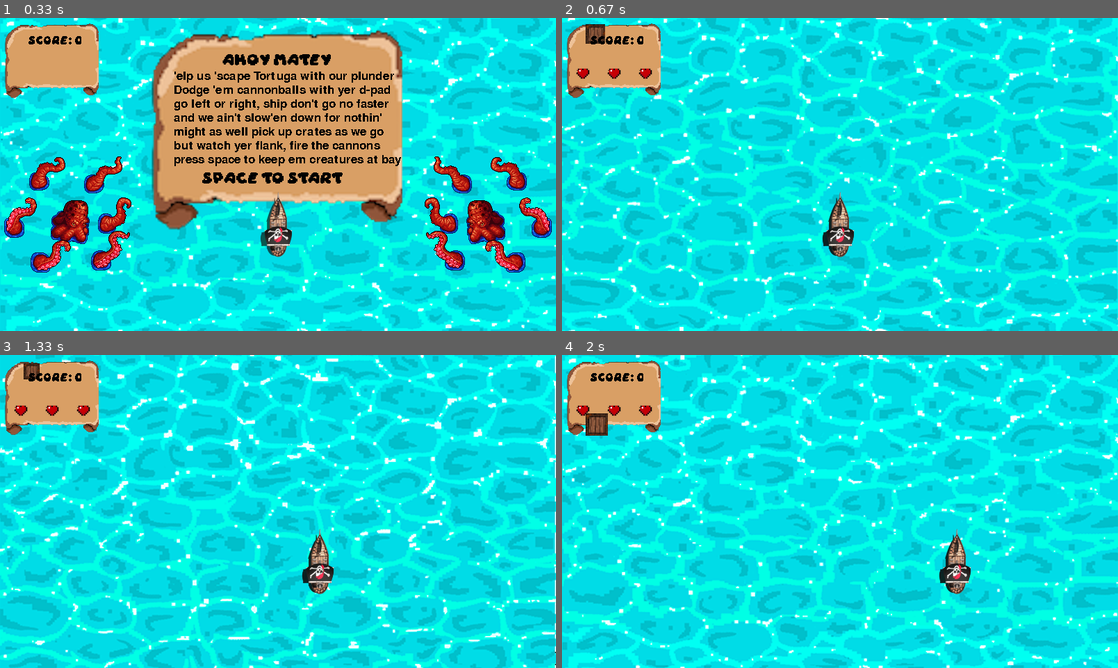
Above: before the commit, frames 1-4 (two rows, left to right).
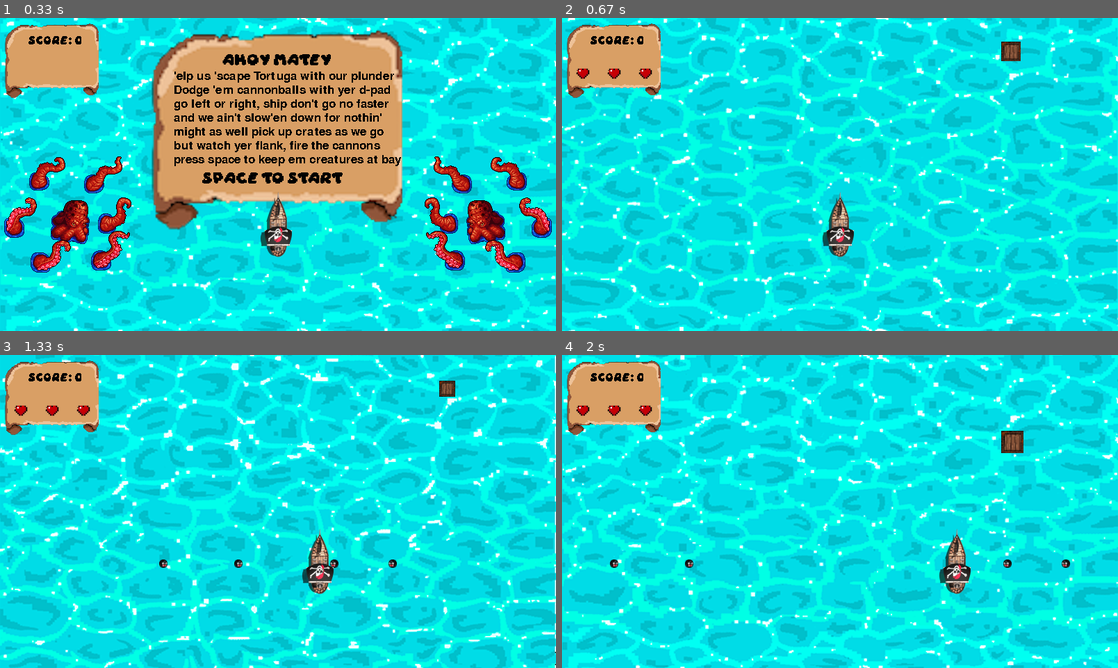
Above: after the commit, the same moments.

Repository: TheSirDylan/Pygames
Game: pygame game, started from sea_scape/app.py
Same seed, same stepped clock (60 frames per second), same inputs: the game is played once before the commit and once after it.
Inputs:
- Up to frame 1 (0.33 s): no input
- Up to frame 2 (0.67 s): tap Space at 0.33 s
- Up to frame 3 (1.33 s): tap Space at 0.67, 1.07 s; hold Right from 1 s (still down)
- Up to frame 4 (2 s): tap Space at 1.37, 1.57, 1.87 s; release Right at 1.47 s; hold Right 1.5-1.97 s

Frame 1 is identical in both runs. In frame 2, 0.5% of the frame differs, in the area x 4-83%, y 2-77%; in frame 3, 0.5%; in frame 4, 0.8%, in the area x 4-92%, y 18-77%.

Commit message:
Added sound, scaling enemy spawn, and started creating a highscore board and adjusting hitbox of ship

Diff:
--- a/sea_scape/app.py
+++ b/sea_scape/app.py
@@ -1,5 +1,6 @@
 import pygame
 from random import randint
+import sqlite3
 
 ocean= [6,5,4,3,2,1,0,-1,-2,-1,0,1,2,3,4]
 crate_loop = 0
@@ -7,6 +8,7 @@
 freq_loop = 0
 score = 0
 health = 3
+dif = 0
 game_active = False
 start_time = 0
 
@@ -19,6 +21,8 @@
 test_font = pygame.font.Font('font/Daydream_3/Daydream.ttf', 10)
 small_font = pygame.font.Font(None, 25)
 label_font = pygame.font.Font('font/Daydream_3/Daydream.ttf', 15)
+bg_music = pygame.mixer.Sound('audio/New Project.mp3')
+bg_music.play(loops = -1)
 
 #Game Over/ New Game Screen
 game_over_surf = pygame.image.load('graphics/bg/gameover.png').convert_alpha()
@@ -36,8 +40,16 @@
 #Ship image and rect
 ship_surf = pygame.image.load('graphics/ship/pship.png').convert_alpha()
 ship_rect = ship_surf.get_rect(midbottom = (400, 350))
+cannon_sound = kd_sound = bg_music = pygame.mixer.Sound('audio/cannon.wav')
+hitboat_sound = kd_sound = bg_music = pygame.mixer.Sound('audio/hitboat.wav')
+
 p_surf = pygame.image.load('graphics/enemy/cb.png').convert_alpha()
+p_surf = pygame.transform.smoothscale_by(p_surf, .5)
 p_rect = p_surf.get_rect(center = (ship_rect.x, ship_rect.y) )
+
+rp_surf = pygame.transform.flip(p_surf, True, False)
+rp_rect = rp_surf.get_rect(center = (ship_rect.x, ship_rect.y) )
+
 
 #crate image and rect
 crate_surf = pygame.image.load('graphics/help/crate.png').convert_alpha()
@@ -60,13 +72,17 @@
 rk_surf = pygame.transform.flip(k_surf, True, False)
 rk_rect = rk_surf.get_rect(midbottom = (100, 375))
 
+kd_sound = bg_music = pygame.mixer.Sound('audio/kd.wav')
+
 #enemy logic
 enemy_timer = pygame.USEREVENT + 1
+pygame.time.set_timer(enemy_timer, 1500)
 ct = int((pygame.time.get_ticks() - start_time)/ 1000)
-pygame.time.set_timer(enemy_timer, int(10000/(ct+1)))
+
 
 cb_rect_list = []
 k_rect_list = []
+p_rect_list = []
 
 def cb_movement(cb_list):
     global health
@@ -74,10 +90,10 @@
     if cb_list:
         for cb_rect in cb_list:
             cb_rect.y += 4
-
             screen.blit(cb_surf, cb_rect)
             if ship_rect.colliderect(cb_rect):
                 health -= 1
+                hitboat_sound.play(loops = 0)
         cb_list = [cb for cb in cb_list if ship_rect.colliderect(cb) == False]
         cb_list = [cb for cb in cb_list if cb.y < 500]
         return cb_list
@@ -86,23 +102,52 @@
         return []
 
 def k_movement(k_list):
+    global health
+    global score
+    global p_rect_list
     if k_list:
         for k_rect in k_list:
             if k_rect.x > ship_rect.x:
                 k_rect.x -= 4
                 screen.blit(k_surf, k_rect)
+                if ship_rect.colliderect(k_rect):
+                    health -= 1
+                    hitboat_sound.play(loops = 0)
+            for p in p_rect_list:
+                if k_rect.colliderect(p):
+                    k_list.remove(k_rect)
+                    p_rect_list.remove(p)
+                    kd_sound.play(loops = 0)
+                    score += 1
             k_list = [k for k in k_list if ship_rect.colliderect(k) == False]
 
         for rk_rect in k_list:
             if rk_rect.x < ship_rect.x:
                 rk_rect.x += 4
                 screen.blit(rk_surf, rk_rect)
+                if ship_rect.colliderect(rk_rect):
+                    health -= 1
+                    hitboat_sound.play(loops = 0)
             k_list = [rk for rk in k_list if ship_rect.colliderect(rk) == False]
-
         return k_list
     else:
         return []
 
+def p_movement(p_list):
+    if p_list:
+        for p_rect in p_list:
+            if p_rect.centerx > ship_rect.centerx:
+                p_rect.x += 4
+                screen.blit(p_surf, p_rect)
+            p_list = [p for p in p_list if p.x < 1000]
+        for rp_rect in p_list:
+            if rp_rect.centerx < ship_rect.centerx:
+                rp_rect.x -= 4
+                screen.blit(rp_surf, rp_rect)
+            p_list = [rp for rp in p_list if rp.x > -100]
+        return p_list
+    else:
+        return []
 # Animation for moving kraken
 def k_sway():
     global k_surf, k_index, rk_surf
@@ -123,7 +168,7 @@
     global score
     score_text_surf = test_font.render(f'Score: {score}', False, 'Black' )
     if ship_rect.colliderect(crate_rect):
-            score += 1
+            score += 5
             crate_rect.y = 500
     screen.blit(score_text_surf, (40,25))
 
@@ -156,18 +201,26 @@
         if game_active:
             if event.type == pygame.KEYDOWN:
                 if event.key == pygame.K_SPACE:
-                    print('fire')
+                    if len(p_rect_list) <= 2:
+                        cannon_sound.play(loops = 0)
+                        p_rect_list.append(p_surf.get_rect(center = ((ship_rect.centerx+5), ship_rect.centery)))
+                        p_rect_list.append(rp_surf.get_rect(center = ((ship_rect.centerx-5), ship_rect.centery)))
             if event.type == enemy_timer:
-                cb_rect_list.append(cb_surf.get_rect(midbottom = (randint(25, 775), randint(-200, -30))))
-                if k_list_loop == 10:
-                    k_list_loop = 0
-                    if randint(0,2):
-                        k_rect_list.append(rk_surf.get_rect(midbottom = (-300, 375)))
-                    else:
-                        k_rect_list.append(k_surf.get_rect(midbottom = (1000, 375)))
-                else:
-                    k_list_loop += 1
-                print(k_list_loop)
+                    print(ct)
+                    if ct % 15 == 0:
+                        print(ct)
+                        print(dif)
+                        dif += 1
+                    for i in range(dif):
+                        cb_rect_list.append(cb_surf.get_rect(midbottom = (randint(25, 775), randint(-200, -30))))
+                        if k_list_loop == 20:
+                            k_list_loop = 0
+                            if randint(0,2):
+                                k_rect_list.append(rk_surf.get_rect(midbottom = (-300, 375)))
+                            else:
+                                k_rect_list.append(k_surf.get_rect(midbottom = (1000, 375)))
+                        else:
+                            k_list_loop += 1
         else:
             #game start
             if event.type == pygame.KEYDOWN:
@@ -175,7 +228,12 @@
                     game_active = True
                     health = 3
                     score = 0
+                    dif = 0
+                    k_rect_list = []
+                    cb_rect_list = []
+                    crate_rect.y = 500
                     start_time = pygame.time.get_ticks()
+    ct = int((pygame.time.get_ticks() - start_time)/ 1000)
     user_input = pygame.key.get_pressed()
     if user_input[pygame.K_LEFT] and ship_rect.x >= -25:
         ship_rect.x -= 3
@@ -203,9 +261,9 @@
              game_active = False
              cb_rect.y = -50
              crate_rect.y =-50
-        screen.blit(ship_surf, ship_rect)
         cb_rect_list = cb_movement(cb_rect_list)
         k_rect_list = k_movement(k_rect_list)
+        p_rect_list = p_movement(p_rect_list)
         screen.blit(ship_surf, ship_rect)
 
         #crate reinitialize and movement logic
